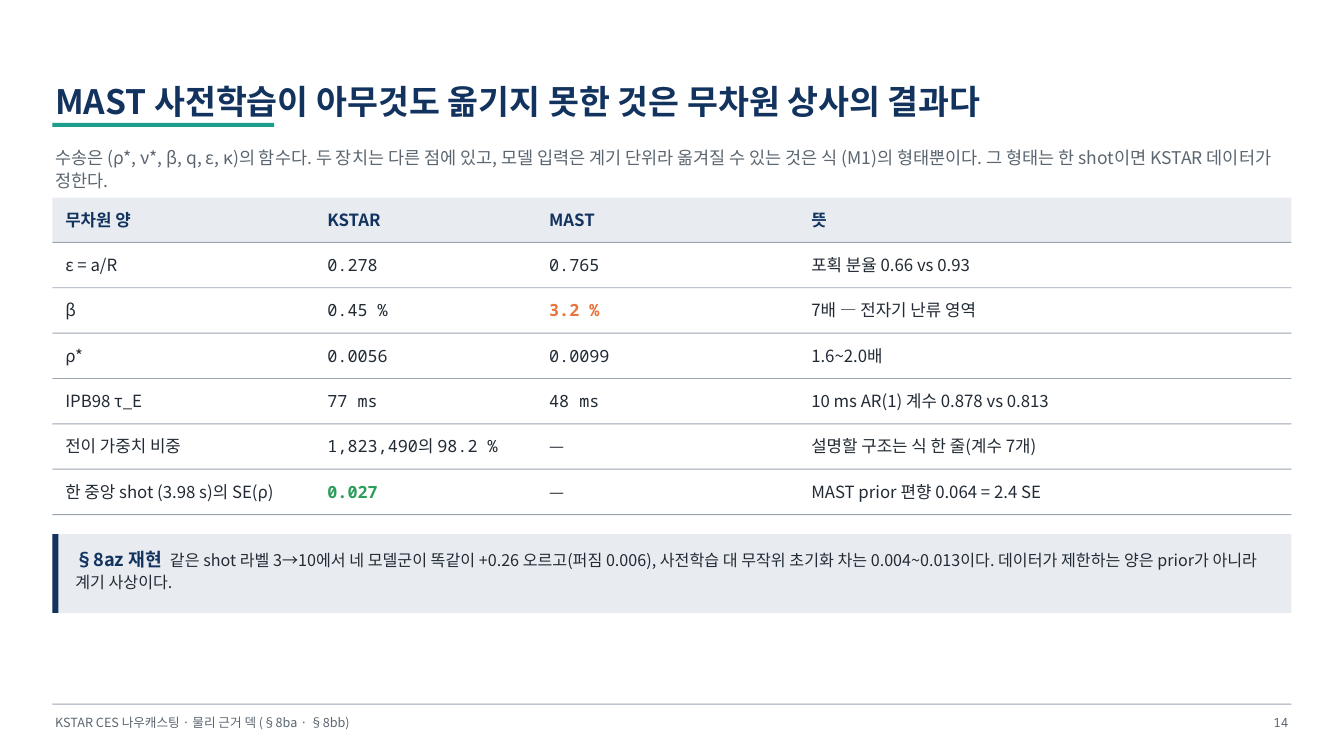
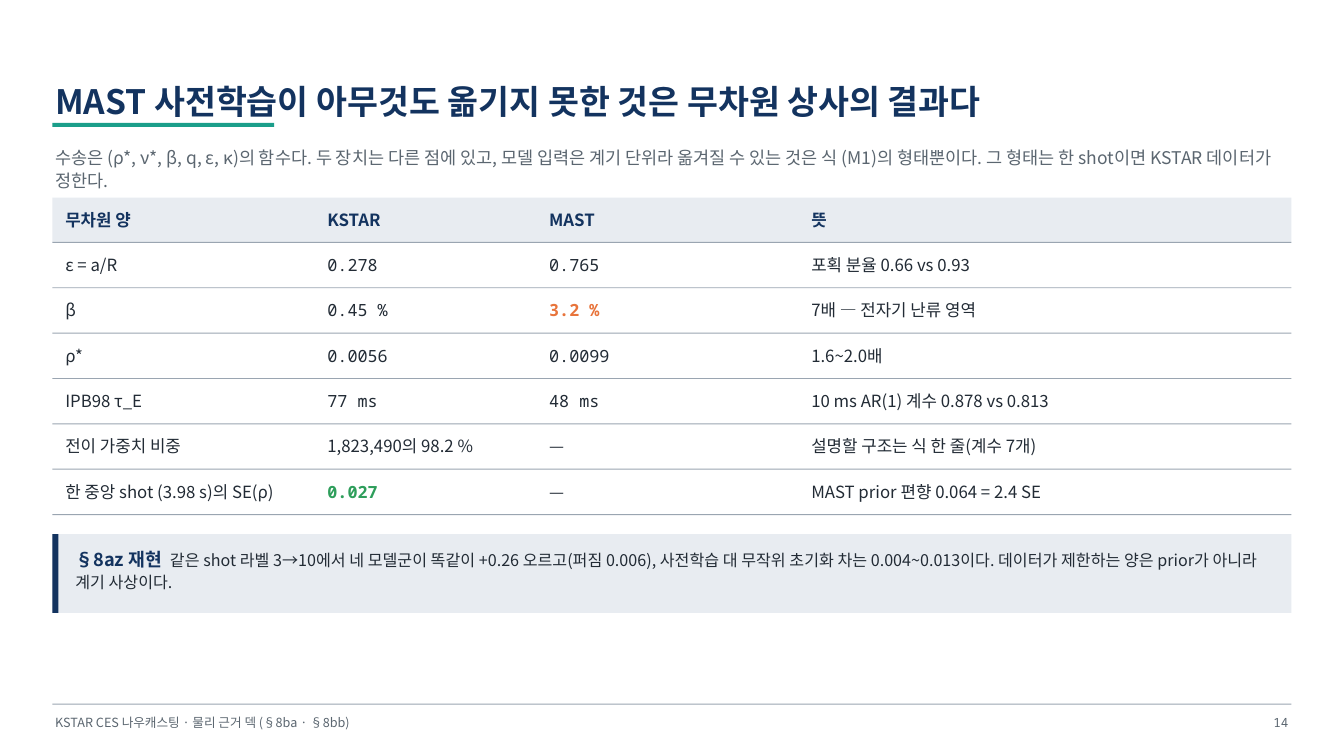
Before and after one commit to iseungsang01/ml-intern-revision, a slide deck: slide 17 of docs/presentation/KSTAR_CES_물리근거.pptx. Drawn at 1344x756 pixels with LibreOffice and Linux fonts; fonts in the diff are those of the drawing. Boxes give left, top, right and bottom in pixels: in the first picture for what was removed or moved away, otherwise in the second. Text is boxed around its words. In the diff, an @@ line names an element or a change of style, - is before the commit and + after.

```diff
--- a/docs/presentation/KSTAR_CES_물리근거.pptx
+++ b/docs/presentation/KSTAR_CES_물리근거.pptx
@@ text "1,823,490의 98.2 %" at (327,438,454,455): font Noto Sans Mono to Noto Sans CJK KR @@
```
Also in this commit, not shown: 6 other slides changed, 1 other file.
